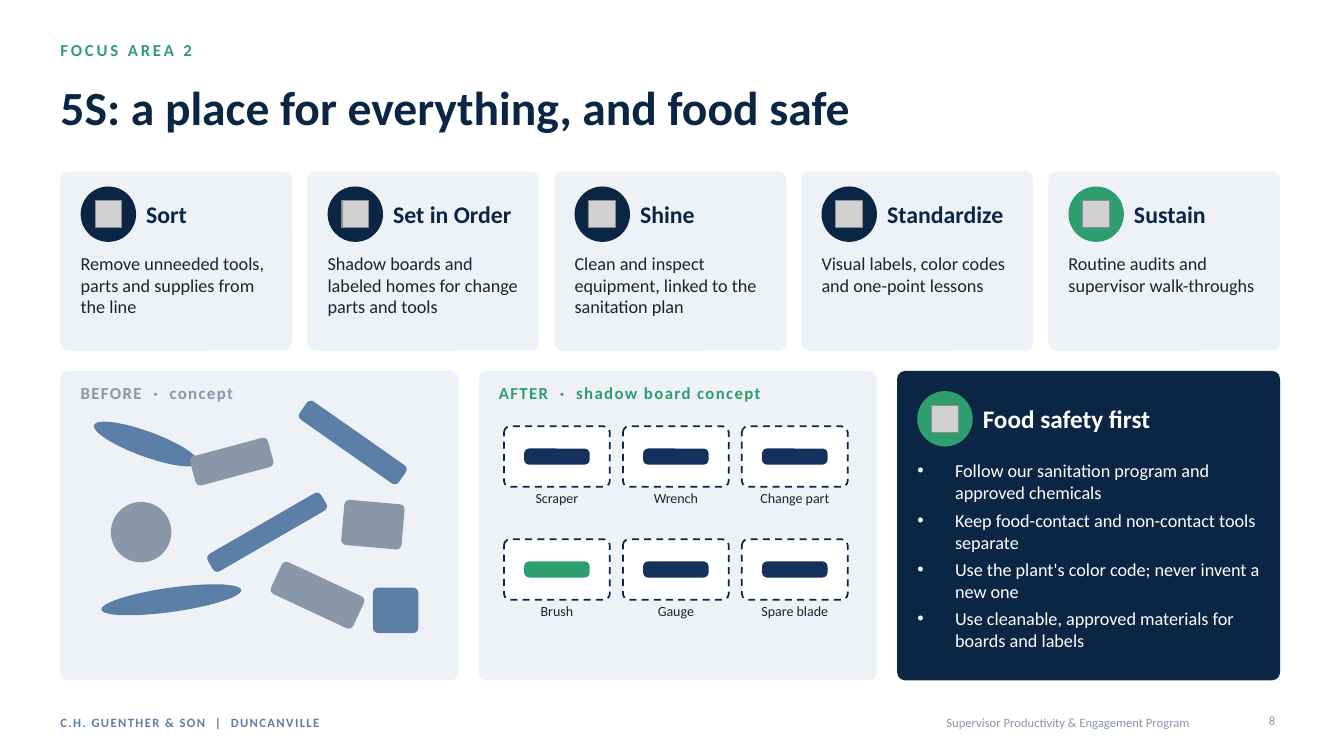
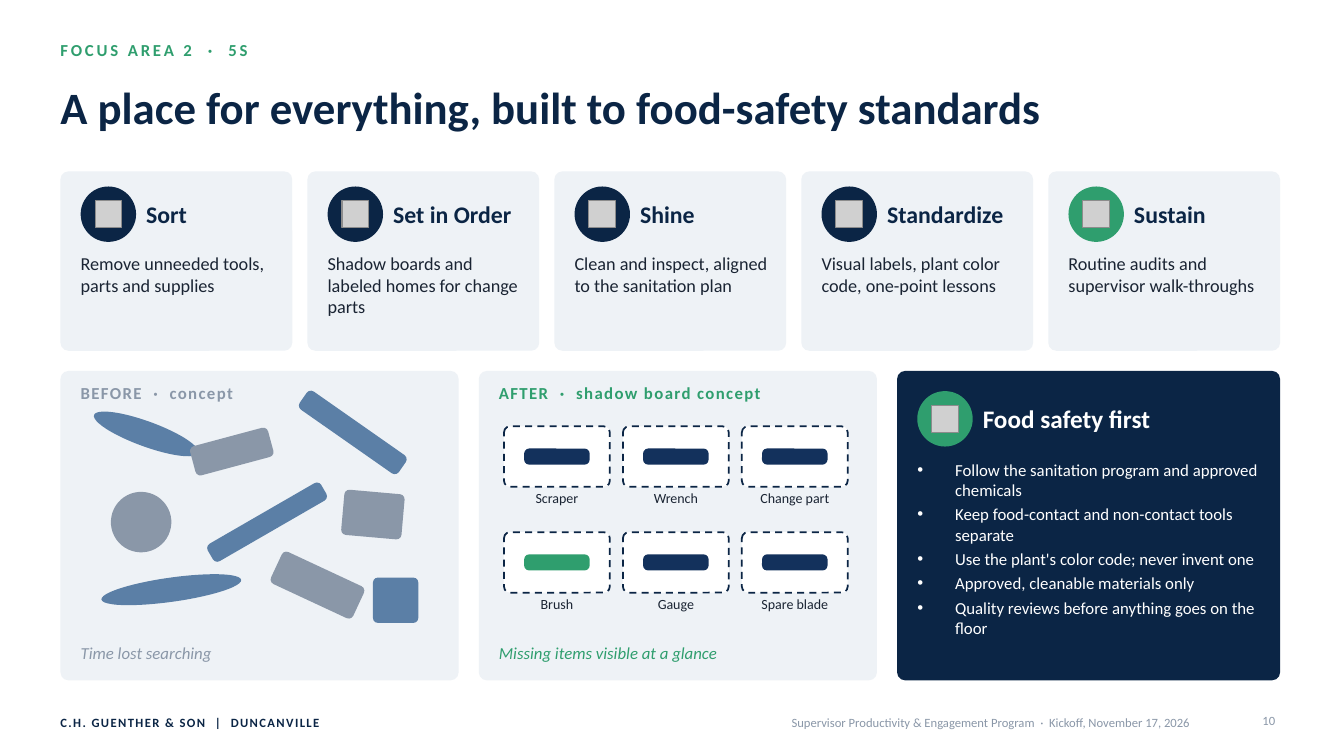
Before and after one commit to mabendeh/QMS_System1, a slide deck: slide 10 of presentations/CHG_Duncanville_Supervisor_Program/CHG_Duncanville_Supervisor_Productivity_Program_Kickoff.pptx (slide 8 before the commit). Drawn at 1344x756 pixels with LibreOffice and Linux fonts; fonts in the diff are those of the drawing; grey boxes stand for pictures. Boxes give left, top, right and bottom in pixels: in the first picture for what was removed or moved away, otherwise in the second. Text is boxed around its words. In the diff, an @@ line names an element or a change of style, - is before the commit and + after.

```diff
--- a/presentations/CHG_Duncanville_Supervisor_Program/CHG_Duncanville_Supervisor_Productivity_Program_Kickoff.pptx
+++ b/presentations/CHG_Duncanville_Supervisor_Program/CHG_Duncanville_Supervisor_Productivity_Program_Kickoff.pptx
@@ text at box(60, 45, 247, 56): text changed @@
-FOCUS AREA 2
+FOCUS AREA 2 · 5S
@@ title at box(60, 92, 1040, 132): text changed; size 34 to 32 pt @@
-5S: a place for everything, and food safe
+A place for everything, built to food-safety standards
@@ text at box(81, 257, 264, 295): text changed @@
-Remove unneeded tools, parts and supplies from the line
+Remove unneeded tools, parts and supplies
@@ text at box(328, 257, 518, 316): text changed @@
-Shadow boards and labeled homes for change parts and tools
+Shadow boards and labeled homes for change parts
@@ text at box(575, 257, 767, 295): text changed @@
-Clean and inspect equipment, linked to the sanitation plan
+Clean and inspect, aligned to the sanitation plan
@@ text at box(822, 257, 1000, 295): text changed @@
-Visual labels, color codes and one-point lessons
+Visual labels, plant color code, one-point lessons
@@ text at box(955, 464, 1258, 496): text changed; size 13 to 12 pt @@
-• Follow our sanitation program and approved chemicals
+• Follow the sanitation program and approved chemicals
@@ text at box(955, 508, 1233, 544): size 13 to 12 pt in "Keep food-contact and non-contact tools separate"; less space between paragraphs @@
@@ 6 rounded rectangles, 3 ellipses: place and size @@
-6 rounded rectangles, 3 ellipses at box(90, 399, 418, 633)
+6 rounded rectangles, 3 ellipses at box(90, 389, 418, 623)
@@ 6 rounded rectangles, 3 texts: place and size @@
-6 rounded rectangles, 3 texts at box(504, 539, 848, 619)
+6 rounded rectangles, 3 texts at box(504, 532, 848, 612)
@@ text at box(955, 553, 1255, 634): text changed; size 13 to 12 pt @@
-• Use the plant's color code; never invent a new one
-• Use cleanable, approved materials for boards and labels
+• Use the plant's color code; never invent one
+• Approved, cleanable materials only
+• Quality reviews before anything goes on the floor
@@ text added at box(81, 647, 212, 662), 12 pt, text #8A97A8, italic @@
+Time lost searching
@@ text added at box(499, 647, 717, 662), 12 pt, text #2F9E6E, italic @@
+Missing items visible at a glance
@@ text "C.H. GUENTHER & SON | ..." at box(60, 718, 320, 727): text colour #5B7FA6 to #0B2545 @@
@@ text at box(792, 718, 1190, 729): text changed @@
-Supervisor Productivity & Engagement Program
+Supervisor Productivity & Engagement Program · Kickoff, November 17, 2026
@@ page number at box(1262, 717, 1275, 725): text changed @@
-8
+10
```
Also in this commit, not shown: 14 other slides changed, 9 slides added, 6 slides removed, 3 other files.
